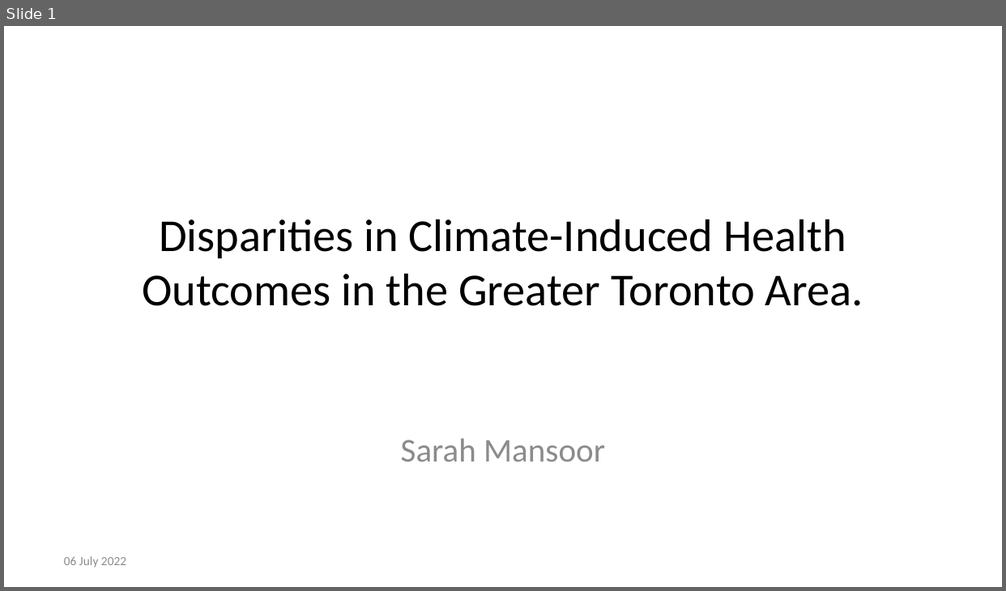
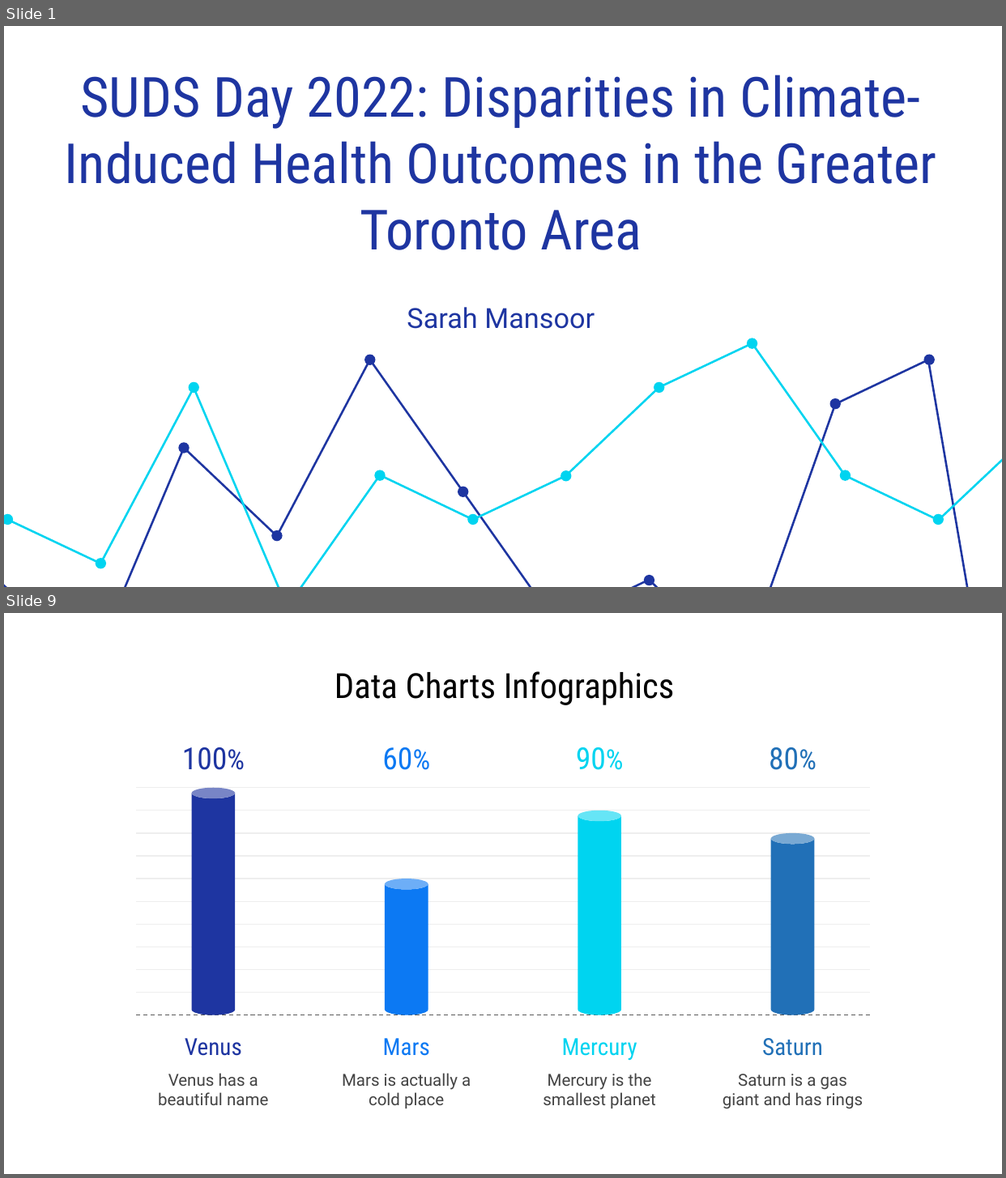
Before and after one commit to sarahmansoorr/SUDS2022, a slide deck: outputs/presentation/presentation.pptx. Shown one above the other, each under a label of ours: slide 1 before the commit, slides 1 and 9 after it; the slides between them are not shown. The pictures are 1006x591 and 1006x1178 pixels, drawn with LibreOffice and Linux fonts; fonts in the diff are those of the drawing. Boxes give left, top, right and bottom in pixels: in the first picture for what was removed or moved away, otherwise in the second. Text is boxed around its words. In the diff, an @@ line names an element or a change of style, - is before the commit and + after.

```diff
--- a/outputs/presentation/presentation.pptx
+++ b/outputs/presentation/presentation.pptx
@@ slide 9 added at [4,613,1002,1174], background #FFFFFF @@
@@ title added at [334,671,675,705], 25 pt, text #000000 @@
+Data Charts Infographics
@@ group added at [722,747,863,1110]: 3 texts, 1 cylinder @@
+Saturn
+Saturn is a gas giant and has rings
+80%
@@ group added at [136,788,870,1015]: 11 lines @@
@@ group added at [158,747,268,1105]: 3 texts, 1 cylinder @@
+Venus
+100%
+Venus has a beautiful name
@@ group added at [342,747,471,1109]: 3 texts, 1 cylinder @@
+Mars
+60%
+Mars is actually a cold place
@@ group added at [543,747,656,1109]: 3 texts, 1 cylinder @@
+Mercury
+90%
+Mercury is the smallest planet
@@ slide 1 changed as well @@
@@ text at [65,75,936,250]: text changed; size 33 to 40 pt; font Calibri to Roboto Condensed; text colour #000000 to #1E35A1 @@
-Disparities in Climate-Induced Health Outcomes in the Greater Toronto Area.
+SUDS Day 2022: Disparities in Climate-Induced Health Outcomes in the Greater Toronto Area
@@ subtitle "Sarah Mansoor": place and size @@
-subtitle "Sarah Mansoor" at [401,438,605,462]
+subtitle "Sarah Mansoor" at [407,307,594,329]
@@ subtitle "Sarah Mansoor" at [407,307,594,329]: size 24 to 20 pt, font Calibri to Roboto, text colour #8C8C8C to #1E35A1; less space between paragraphs; vertical alignment top to middle @@
@@ group added at [4,354,989,587]: 7 ellipses, 1 freeform shape @@
@@ group added at [4,339,1002,587]: 10 ellipses, 1 freeform shape @@
@@ text removed at [64,557,126,568] @@
-06 July 2022
```
Also in this commit, not shown: 32 other slides added, 4 slides removed, 1 other file.
